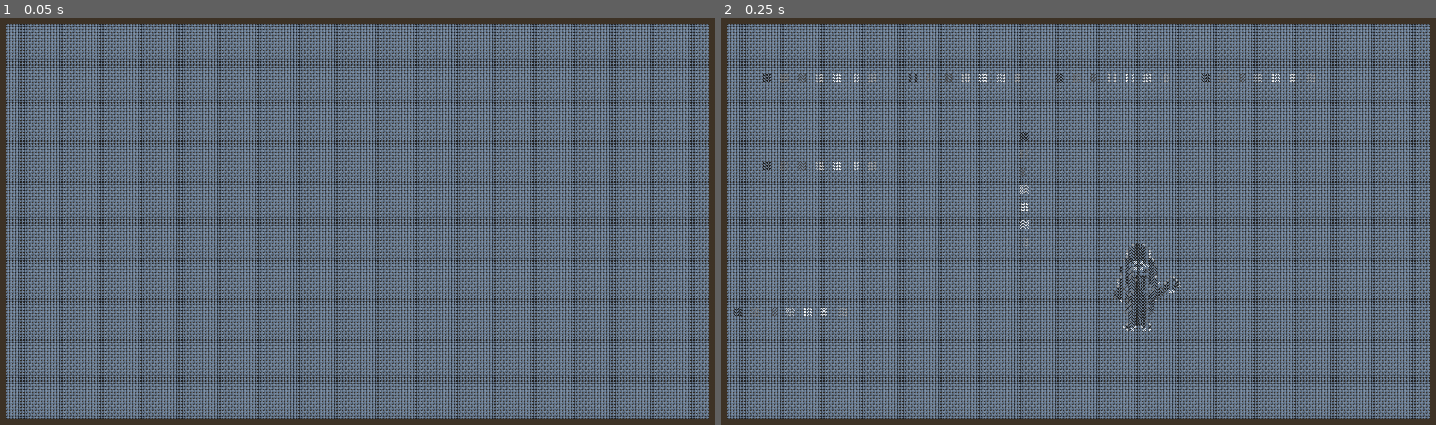
Above: before the commit, frames 1-2 (left to right).
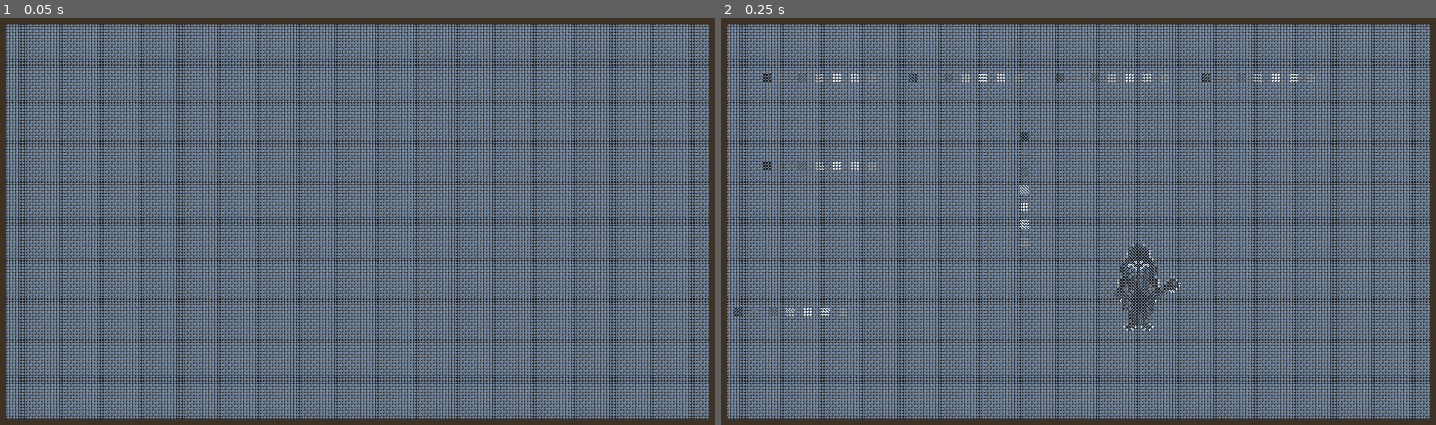
Above: after the commit, the same moments.

Repository: eveningdreamer/stitchshader
Game: Godot game, scene res://3dbase_scene_test.tscn
Two runs of this game, one before a commit and one after it. Both use one fixed random seed, a clock stepped at 60 frames per second and the inputs below. The project has no main scene, so this scene is started directly.
Inputs:
- Up to frame 1 (0.05 s): no input
- Up to frame 2 (0.25 s): no input

Frame 1 is identical in both runs. In frame 2, 0.5% of the frame differs, in the area x 1-83%, y 13-77%.

Commit message:
stitch selection working

Diff:
--- a/grid_render_stitches.gdshader
+++ b/grid_render_stitches.gdshader
@@ -2,7 +2,7 @@
 render_mode unshaded;
 
 // texture containing all the stitches
-uniform sampler2D stitchType : filter_nearest;
+uniform sampler2D stitchType : filter_nearest, repeat_enable;
 // amount of different stitches in the texture
 uniform float stitchAmount = 8.0;
 // size (in pixels) of each stitch
@@ -19,8 +19,11 @@
 	vec2 canvasUV = vec2(UV.x * canvasSize.x, UV.y * canvasSize.y);
 	vec4 imgInTexture = texture(imgIn, UV);
 
+	// offset stitch count to align with the tiling
+	float stitchOffset = float(int(canvasUV.x) % int(stitchAmount)) / 8.0;
+
 	// get stitches as texture (y can be multiplied later if we have variations)
-	float stitchSelection = canvasUV.x * (1.0 / stitchAmount) + imgInTexture.r;
+	float stitchSelection = canvasUV.x * (1.0 / stitchAmount) + imgInTexture.r - stitchOffset;
 	vec2 stitchUV = vec2(stitchSelection, canvasUV.y);
 	vec4 stitchTexture = texture(stitchType, stitchUV);
 
